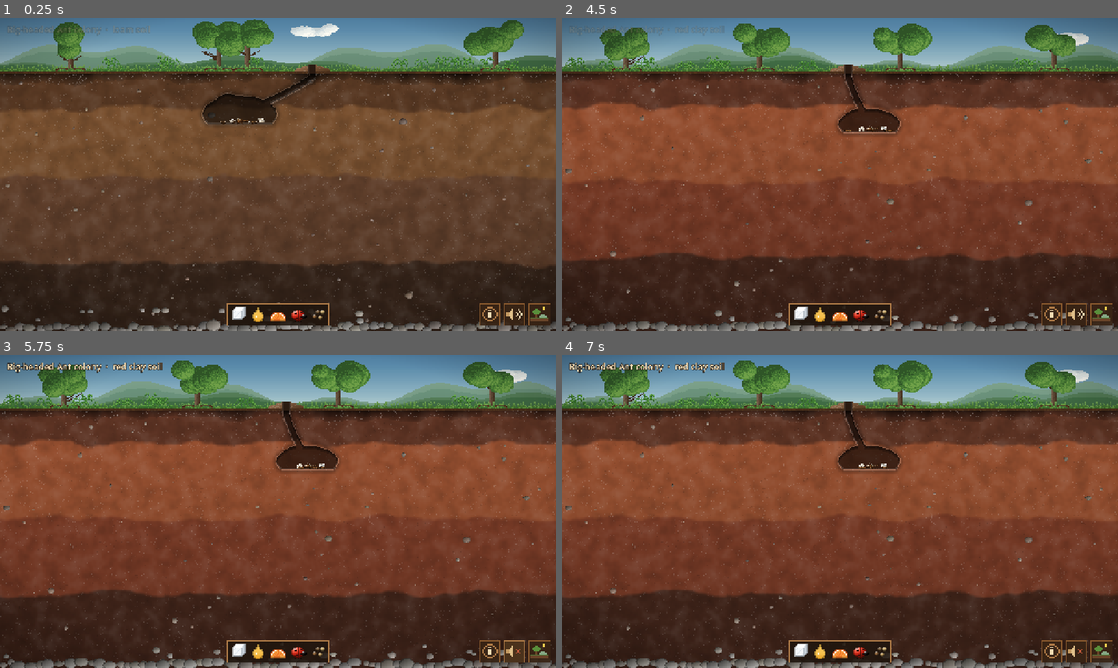
Above: before the commit, frames 1-4 (two rows, left to right).
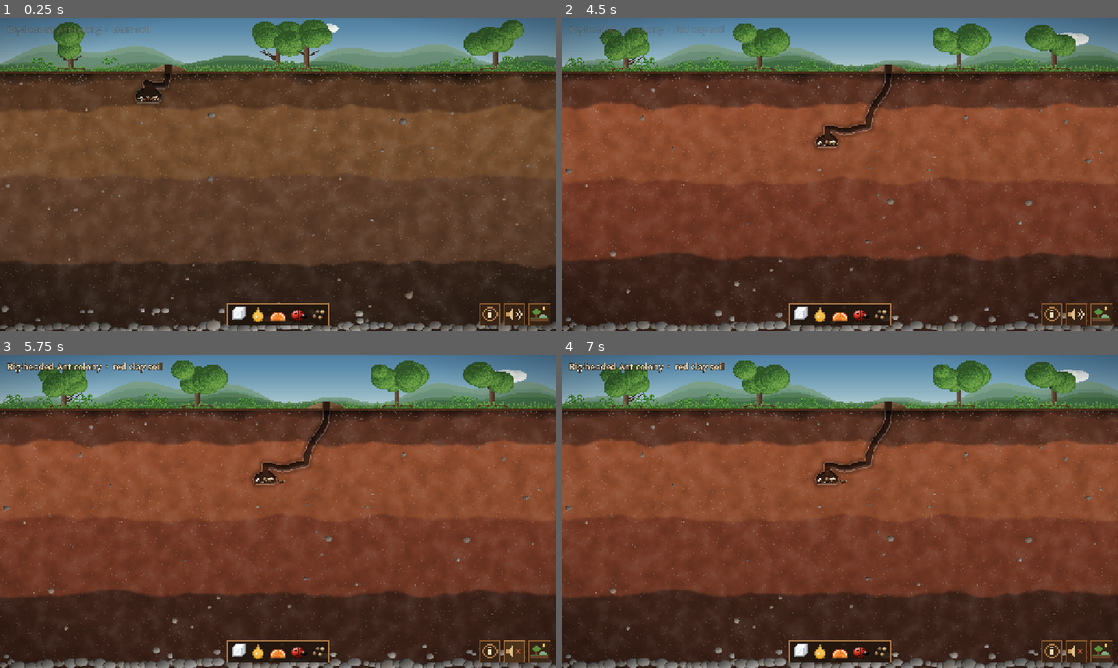
Above: after the commit, the same moments.

Repository: SeanShaffer88/SimAntics
Game: Godot game, scene res://scenes/Main.tscn
Two runs of this game, one before a commit and one after it. Both use one fixed random seed, a clock stepped at 60 frames per second and the inputs below.
Inputs (mouse positions are in pixels of both pictures, inside the frame that each line leads up to):
- Up to frame 1 (0.25 s): no input
- Up to frame 2 (4.5 s): click (1101, 315) at 0.5 s; click "OK" at 1.25 s; click (1051, 315) at 2 s; click "Start a new colony…" at 2.75 s; click "Start a new colony…" at 3.5 s; click "Start new colony" at 4.25 s
- Up to frame 3 (5.75 s): click (511, 652) at 5 s
- Up to frame 4 (7 s): tap Enter (ui_accept) at 5.75, 6.02, 6.32, 6.5 s; move the mouse to (962, 495) at 5.77 s; hold Right (ui_right) 5.78-6.5 s; click (962, 495) at 5.92 s; drag from (728, 527) to (812, 574) at 6.52 s

The runs differ from the first frame. In frame 1, 4.8% of the frame differs, in the area x 4-99%, y 0-35%; in frame 2, 3.3%; in frame 3, 3.3%; in frame 4, 3.3%.

Commit message:
Root-like nest layout, like a real ant farm
- Galleries wind down from 2-3 mound entrances and branch sideways
- Branches end in small rounded chambers hanging below them or at their ends
- Galleries that meet join into loops; walls wobble like hand-dug soil
- Saves from the old layout keep their colony and reopen in the new nest
- Fix: a nuptial-flight timer could call into a freed alate

Co-Authored-By: Claude Opus 5.5 <noreply@anthropic.com>

Diff:
--- a/scripts/main.gd
+++ b/scripts/main.gd
@@ -7,6 +7,7 @@
 const ColonyProfile := preload("res://scripts/colony_profile.gd")
 const SurfaceLayerScript := preload("res://scripts/surface_layer.gd")
 const SubterraneanLayerScript := preload("res://scripts/subterranean_layer.gd")
+const NestGenerator := preload("res://scripts/nest_generator.gd")
 const SurfaceSelectorScript := preload("res://scripts/surface_selector.gd")
 const ColonyScript := preload("res://scripts/colony.gd")
 const ObserverScript := preload("res://scripts/observer.gd")
@@ -71,6 +72,8 @@
 func _ready() -> void:
 	profile = ColonyProfile.load_or_create()
 	var saved := {} if profile.is_preview else SaveGame.read(profile.seed_value)
+	if saved.has("dig") and int(saved["dig"].get("nest", 1)) != NestGenerator.VERSION:
+		saved = _relay_nest(saved)
 	# A new colony starts from a founding queen and digs its nest out over time.
 	# Saves from before digging existed, and the --mature preview, open the whole nest.
 	var mature := OS.get_cmdline_user_args().has("--mature") or (saved.has("ants") and not saved.has("dig"))
@@ -136,6 +139,19 @@
 	_start_tips()
 	_apply_safe_area()
 	_show_title(away)
+
+
+## A save dug under an older nest layout: keep the colony, its ants and brood, but move
+## them into the new layout, opened in full (chamber-specific stores start empty).
+func _relay_nest(saved: Dictionary) -> Dictionary:
+	saved.erase("dig")  # with ants but no dig state the whole nest opens (see mature)
+	saved.erase("spoil")
+	var col: Dictionary = saved.get("colony", {})
+	col["food"] = {}
+	col["waste"] = []
+	for entry: Dictionary in col.get("brood", []):
+		entry["chamber"] = -1
+	return saved
 
 
 func _process(delta: float) -> void:
@@ -851,9 +867,11 @@
 	var delay := 0.0
 	for ant in alates:
 		delay += _spawn_rng.randf_range(0.8, 3.0)
+		var ref: WeakRef = weakref(ant)  # the alate may be gone (a bird, a new colony) before its turn
 		get_tree().create_timer(delay).timeout.connect(func():
-			if is_instance_valid(ant):
-				ant.start_nuptial_flight())
+			var a = ref.get_ref()
+			if a != null:
+				a.start_nuptial_flight())
 
 
 func _update_flights(delta: float) -> void:
--- a/scripts/nest_generator.gd
+++ b/scripts/nest_generator.gd
@@ -1,8 +1,8 @@
 extends RefCounted
 ## Builds an ant-farm nest from a seed. In a thin two-dimensional formicarium, ants dig
-## an interconnected web of galleries that spreads through the whole frame, cutting the
-## soil into irregular slabs; chambers are widened, flat-floored stretches where
-## galleries meet. Chamber roles follow what field studies show: brood in the warm
+## winding galleries down from a few entrances; side branches sprout off them and end
+## in small flat-floored chambers, and galleries that meet join into loops, so the nest
+## grows like a root system. Chamber roles follow what field studies show: brood in the warm
 ## upper-middle, the queen deep, food in the middle, refuse away from the brood (deep
 ## for leafcutters), and shallow chambers for resting foragers.
 ##
@@ -12,6 +12,8 @@
 ##   dig_faces: Array[int]  - dead-end gallery tips where the nest can keep growing
 ##   entrance_x: float
 
+## Bump when the layout algorithm changes: saves dug under another version are re-laid.
+const VERSION := 2
 const FLOOR := 0.5  # chamber floor height as a fraction of its vertical radius
 const SIDE_MARGIN := 40.0
 const BOTTOM_MARGIN := 34.0  # leaves the stony subsoil at the bottom undug
@@ -102,142 +104,273 @@
 # ---------------------------------------------------------------------------
 
 func _build(ground_y: float) -> void:
-	entrance_x = roundf(_rng.randf_range(_width * 0.25, _width * 0.75))
-	var entrance := _add_node(Vector2(entrance_x, ground_y))  # always node 0
-
-	# Per-colony character: rows of cells, and how much of each cell is hollowed out.
-	# Low fill leaves thick soil slabs with narrower galleries; high fill gives big
-	# pockets separated by thin walls.
-	var rows := _rng.randi_range(3, 4)
-	var fill := _rng.randf_range(0.5, 0.92)
-	var wall := lerpf(28.0, 12.0, fill)
-	var top := _soil_top + 20.0
-	var bottom := _soil_bottom - 6.0
-	var row_h := (bottom - top) / rows
+	_occ.clear()
 	var left := SIDE_MARGIN
 	var right := _width - SIDE_MARGIN
-
-	# 1. Cells across every row, each hollowed into a rounded, flat-floored chamber.
-	var grid: Array[Array] = []
-	for r in rows:
-		var row_ids: Array[int] = []
-		var skipped := false
-		var x := left + _rng.randf_range(0.0, 30.0)  # stagger rows like brickwork
-		while right - x > 90.0:
-			var w := _rng.randf_range(150.0, 250.0)
-			if right - (x + w) < 110.0:
-				w = right - x  # the last cell takes what is left
-			var cell := Vector2(x + w * 0.5, top + row_h * (r + 0.5) + _rng.randf_range(-8.0, 8.0))
-			x += w
-			if not skipped and not row_ids.is_empty() and right - x > 90.0 and _rng.randf() < 0.12:
-				skipped = true
-				continue  # at most one solid block per row that the ants have not dug
-			var rx := (w - wall) * 0.5 * lerpf(0.55, 1.0, fill) * _rng.randf_range(0.88, 1.0)
-			var ry := (row_h - wall) / (1.0 + FLOOR) * lerpf(0.5, 1.0, fill) * _rng.randf_range(0.85, 1.0)
-			ry = minf(ry, rx * 0.5)  # wide, lens-shaped pockets rather than tall domes
-			# chamber spans centre - ry (roof) to centre + FLOOR * ry (floor); centre it in the cell
-			var center := Vector2(cell.x, cell.y + (1.0 - FLOOR) * 0.5 * ry)
-			var id := _add_node(center)
-			chambers[id] = _make_chamber(center, rx, ry, -1.0 if _rng.randf() < 0.5 else 1.0, true)
-			row_ids.append(id)
-		grid.append(row_ids)
-
-	# 2. Openings: to side neighbours, and down to the nearest chamber in the row below.
-	for r in grid.size():
-		var row: Array[int] = grid[r]
-		for i in row.size() - 1:
-			if _rng.randf() < 0.85:
-				_passage(row[i], row[i + 1])
-		if r + 1 < grid.size() and not grid[r + 1].is_empty():
-			for a in row:
-				if _rng.randf() < 0.55:
-					_passage(a, _nearest_by_x(grid[r + 1], nodes[a].x))
-	_connect_components()
-
-	# 3. Entrances: the main one plus 1-2 smaller openings elsewhere, each with a
-	#    foraging gallery down through the crust into the nearest top chamber.
-	entrances.append(entrance)
+	var d_range: Array = _species["depth"]
+	_max_depth = lerpf(_soil_top + 120.0, _soil_bottom - 10.0, _rng.randf_range(float(d_range[0]), float(d_range[1])))
+	_wiggle = _rng.randf_range(0.35, 0.6)  # per colony: straighter or twistier galleries
+	_branchiness = _rng.randf_range(0.6, 0.95)
+
+	# 1. Entrances: the main one plus 1-2 others, each under its own little mound.
+	entrance_x = roundf(_rng.randf_range(_width * 0.3, _width * 0.7))
+	entrances.append(_add_node(Vector2(entrance_x, ground_y)))  # always node 0
 	entrance_xs.append(entrance_x)
 	for n in _rng.randi_range(1, 2):
 		for attempt in 20:
-			var x := roundf(_rng.randf_range(left + 60.0, right - 60.0))
+			var x := roundf(_rng.randf_range(left + 70.0, right - 70.0))
 			var clear := true
 			for other in entrance_xs:
-				if absf(other - x) < 260.0:
+				if absf(other - x) < 240.0:
 					clear = false
 			if clear:
 				entrances.append(_add_node(Vector2(x, ground_y)))
 				entrance_xs.append(x)
 				break
-	if not grid[0].is_empty():
-		for i in entrances.size():
-			var ex := entrance_xs[i]
-			var first := _nearest_by_x(grid[0], ex)
-			var drift := (nodes[first].x - ex) * 0.4
-			_chain(entrances[i], [nodes[entrances[i]], Vector2(ex, _soil_top + 8.0),
-					Vector2(ex + drift, (_soil_top + nodes[first].y) * 0.5), nodes[first]], first)
-
-	# 4. A few galleries still being dug, pushing out from chambers into solid soil.
-	var bounds := Rect2(Vector2(left + 10.0, top), Vector2(right - left - 20.0, bottom - top))
-	var all_ids: Array[int] = []
-	for row in grid:
-		all_ids.append_array(row)
-	for n in _rng.randi_range(2, 4):
-		var from: int = all_ids[_rng.randi() % all_ids.size()]
-		var dir := Vector2.from_angle(_rng.randf_range(-0.3, PI + 0.3))
-		var tip := (nodes[from] + dir * _rng.randf_range(50.0, 80.0)).clamp(bounds.position, bounds.end)
-		if tip.distance_to(nodes[from]) > 30.0:
-			var stub := _chain(from, [nodes[from], tip])
-			dig_faces.append(stub[stub.size() - 1])
-
-
-## A short opening between two chambers.
-func _passage(a: int, b: int) -> void:
-	if (links[a] as Array).has(b):
+
+	# 2. From each entrance a main gallery winds down through the soil; branches sprout
+	#    off it sideways and end in small chambers, much as real nests grow outward and
+	#    down from their entrances. Galleries that run into another one usually join it.
+	var queue: Array[Dictionary] = []
+	for i in entrances.size():
+		var top := _chain(entrances[i], [nodes[entrances[i]], Vector2(entrance_xs[i], _soil_top + 10.0)])
+		var top_id: int = top[top.size() - 1]
+		_occupy_chain(top)
+		queue.append({"from": top_id, "dir": Vector2.DOWN, "kind": "trunk", "gen": 0,
+				"steps": int((_max_depth - nodes[top_id].y) / SEG * _rng.randf_range(0.75, 1.0))})
+	var wanted: int = int(_species["chambers"][1]) + _rng.randi_range(8, 13)
+	var guard := 0
+	while not queue.is_empty() and guard < 200:
+		guard += 1
+		_grow(queue.pop_front(), queue)
+
+	# 3. Keep branching off existing galleries until the colony has dug enough rooms.
+	var tries := 0
+	while chambers.size() < wanted and tries < 90:
+		tries += 1
+		var from := _random_gallery_node()
+		if from == -1:
+			break
+		var side := -1.0 if _rng.randf() < 0.5 else 1.0
+		_grow({"from": from, "dir": Vector2(side, _rng.randf_range(-0.15, 0.35)).normalized(), "kind": "side",
+				"gen": 2, "steps": _rng.randi_range(2, 6)}, queue)
+		while not queue.is_empty():
+			_grow(queue.pop_front(), queue)
+	_connect_components()
+
+
+const SEG := 20.0  # px per growth step of a gallery
+const CLEAR := 22.0  # galleries keep this far apart unless they join
+const CELL := 10.0
+
+var _occ: Dictionary = {}  # Vector2i cell -> node id, for keeping galleries apart
+var _max_depth := 0.0
+var _wiggle := 0.35
+var _branchiness := 0.6
+
+
+func _cell(p: Vector2) -> Vector2i:
+	return Vector2i(floori(p.x / CELL), floori(p.y / CELL))
+
+
+func _occupy(id: int) -> void:
+	_occ[_cell(nodes[id])] = id
+
+
+func _occupy_chain(ids: Array[int]) -> void:
+	for id in ids:
+		_occupy(id)
+
+
+## The nearest dug node within CLEAR of p that is not in `own`, or -1.
+func _hit(p: Vector2, own: Dictionary) -> int:
+	var c := _cell(p)
+	var best := -1
+	var best_d := CLEAR
+	for dy in range(-3, 4):
+		for dx in range(-3, 4):
+			var id: int = _occ.get(c + Vector2i(dx, dy), -1)
+			if id == -1 or own.has(id):
+				continue
+			var d := nodes[id].distance_to(p)
+			if d < best_d:
+				best_d = d
+				best = id
+	return best
+
+
+func _random_gallery_node() -> int:
+	var keys := _occ.keys()
+	for attempt in 30:
+		var id: int = _occ[keys[_rng.randi() % keys.size()]]
+		if not chambers.has(id) and not entrances.has(id) and nodes[id].y > _soil_top + 24.0 \
+				and (links[id] as Array).size() == 2:
+			return id
+	return -1
+
+
+## Grows one gallery from an existing node, step by step, then decides how it ends.
+func _grow(g: Dictionary, queue: Array[Dictionary]) -> void:
+	var start: int = g["from"]
+	var kind: String = g["kind"]
+	var gen: int = g["gen"]
+	var heading: Vector2 = g["dir"]
+	var steps: int = g["steps"]
+	var points: Array[Vector2] = [nodes[start]]
+	var own := {start: true}
+	for n: int in links[start]:  # don't collide with the gallery we branch from
+		own[n] = true
+		for m: int in links[n]:
+			own[m] = true
+	var joined := -1
+	var p := nodes[start]
+	for i in steps:
+		heading = heading.rotated(_rng.randf_range(-_wiggle, _wiggle))
+		if kind == "trunk":  # keep heading down, wandering side to side
+			heading = heading.lerp(Vector2(heading.x * 0.6, 1.0), 0.35).normalized()
+		else:  # side branches run roughly level, sagging a little
+			var sx := signf(heading.x) if heading.x != 0.0 else 1.0
+			heading = heading.lerp(Vector2(sx, 0.12), 0.3).normalized()
+		var next := p + heading * SEG * _rng.randf_range(0.85, 1.15)
+		if next.x < SIDE_MARGIN + 10.0 or next.x > _width - SIDE_MARGIN - 10.0 \
+				or next.y < _soil_top + 14.0 or next.y > _max_depth:
+			break
+		var hit := _hit(next, own)
+		if hit == -1:
+			hit = _hit((p + next) * 0.5, own)
+		if hit != -1:
+			if not chambers.has(hit) and i > 0 and _rng.randf() < 0.75:
+				joined = hit  # broke into a neighbouring gallery: a loop
+			break
+		points.append(next)
+		p = next
+	if points.size() < 2 and joined == -1:
 		return
-	_gallery(a, b)
-
-
-func _nearest_by_x(ids: Array[int], x: float) -> int:
-	var best: int = ids[0]
+	var ids := _chain(start, points)
+	if joined != -1:
+		var tail: int = ids[ids.size() - 1]
+		var extra := _chain(tail, [nodes[tail], nodes[joined]], joined)
+		ids.append_array(extra.slice(1))
 	for id in ids:
-		if absf(nodes[id].x - x) < absf(nodes[best].x - x):
-			best = id
-	return best
-
-
-## Makes sure every chamber can be reached: joins separate groups at their closest pair.
+		own[id] = true
+	_occupy_chain(ids)
+	if joined != -1:
+		return
+	var tip: int = ids[ids.size() - 1]
+
+	# side branches and forks sprouting along this gallery
+	var since := 0
+	for k in range(2, ids.size() - 2):
+		since += 1
+		if since < 4 or _rng.randf() > _branchiness * 0.55:
+			continue
+		since = 0
+		var at: int = ids[k]
+		if kind == "trunk" or gen < 4:
+			var side := -1.0 if _rng.randf() < 0.5 else 1.0
+			if kind != "trunk" and _rng.randf() < 0.45:
+				queue.append({"from": at, "dir": Vector2(_rng.randf_range(-0.4, 0.4), 1.0).normalized(),
+						"kind": "trunk", "gen": gen + 1, "steps": _rng.randi_range(3, 8)})
+			else:
+				queue.append({"from": at, "dir": Vector2(side, _rng.randf_range(-0.2, 0.3)).normalized(),
+						"kind": "side", "gen": gen + 1, "steps": _rng.randi_range(3, 11)})
+
+	# how the gallery ends: a chamber hanging below it, a chamber at its end, or a dig face
+	var roll := _rng.randf()
+	if kind == "trunk" or roll < 0.55:
+		if _hang_chamber(tip, own, kind == "trunk"):
+			return
+	elif roll < 0.85:
+		if _end_chamber(tip, heading, own):
+			return
+	dig_faces.append(tip)
+
+
+## A chamber hanging from the end of a gallery, entered through its roof.
+func _hang_chamber(tip: int, own: Dictionary, big: bool) -> bool:
+	for attempt in 3:
+		var rx := _rng.randf_range(28.0, 40.0) if big else _rng.randf_range(18.0, 30.0)
+		rx *= 1.0 - attempt * 0.2
+		var ry := minf(rx * _rng.randf_range(0.55, 0.75), 22.0)
+		var drop := _rng.randf_range(6.0, 16.0)
+		var center := nodes[tip] + Vector2(_rng.randf_range(-rx * 0.3, rx * 0.3), drop + ry)
+		if _place_chamber(tip, center, rx, ry, own):
+			return true
+	return false
+
+
+## A chamber at the end of a level gallery, entered from the side.
+func _end_chamber(tip: int, heading: Vector2, own: Dictionary) -> bool:
+	for attempt in 3:
+		var rx := _rng.randf_range(18.0, 28.0) * (1.0 - attempt * 0.2)
+		var ry := minf(rx * _rng.randf_range(0.55, 0.75), 20.0)
+		var side := signf(heading.x) if heading.x != 0.0 else 1.0
+		var center := nodes[tip] + Vector2(side * (rx * 0.7), ry * 0.3)
+		if _place_chamber(tip, center, rx, ry, own):
+			return true
+	return false
+
+
+func _place_chamber(tip: int, center: Vector2, rx: float, ry: float, own: Dictionary) -> bool:
+	center = center.round()
+	if not _fits(center, rx, ry):
+		return false
+	# no other gallery may pass through the room
+	var x := center.x - rx - 6.0
+	while x <= center.x + rx + 6.0:
+		var y := center.y - ry - 6.0
+		while y <= center.y + ry * FLOOR + 6.0:
+			var hit := _hit(Vector2(x, y), own)
+			if hit != -1 and nodes[hit].distance_to(Vector2(x, y)) < 10.0:
+				return false
+			y += CELL
+		x += CELL
+	var id := _add_node(center)
+	chambers[id] = _make_chamber(center, rx, ry, -1.0 if _rng.randf() < 0.5 else 1.0, true)
+	var path := _chain(tip, [nodes[tip], center], id)
+	_occupy_chain(path)
+	# reserve the room's footprint so later galleries steer around it
+	x = center.x - rx
+	while x <= center.x + rx:
+		var y := center.y - ry
+		while y <= center.y + ry * FLOOR:
+			if not _occ.has(_cell(Vector2(x, y))):
+				_occ[_cell(Vector2(x, y))] = id
+			y += CELL * 0.5
+		x += CELL * 0.5
+	return true
+
+
+## Makes sure every room and entrance can be reached from the main entrance: joins
+## separate networks at their closest pair of nodes.
 func _connect_components() -> void:
-	var ids: Array[int] = []
-	for id: int in chambers:
-		ids.append(id)
-	while true:
-		var seen := {ids[0]: true}
-		var queue: Array[int] = [ids[0]]
+	for guard in 8:
+		var seen := {0: true}
+		var queue: Array[int] = [0]
 		while not queue.is_empty():
 			var cur: int = queue.pop_front()
 			for nxt: int in links[cur]:
 				if not seen.has(nxt):
 					seen[nxt] = true
 					queue.append(nxt)
-		var outside: Array[int] = []
-		for id in ids:
-			if not seen.has(id):
-				outside.append(id)
-		if outside.is_empty():
+		if seen.size() == nodes.size():
 			return
 		var best_a := -1
 		var best_b := -1
 		var best_d := INF
-		for a: int in seen:
-			if not chambers.has(a):
+		for a in range(0, nodes.size(), 2):
+			if not seen.has(a) or chambers.has(a) or entrances.has(a):
 				continue
-			for b in outside:
-				var d := nodes[a].distance_to(nodes[b])
+			for b in range(1, nodes.size(), 2):
+				if seen.has(b) or chambers.has(b) or entrances.has(b):
+					continue
+				var d := nodes[a].distance_squared_to(nodes[b])
 				if d < best_d:
 					best_d = d
 					best_a = a
 					best_b = b
+		if best_a == -1:
+			return
 		_gallery(best_a, best_b)
 
 
@@ -293,7 +426,7 @@
 		return false
 	if center.y - ry < _soil_top + 12.0 or center.y + ry > _soil_bottom:
 		return false
-	var rect := Rect2(center - Vector2(rx + 20.0, ry + 16.0), Vector2(rx + 20.0, ry + 16.0) * 2.0)
+	var rect := Rect2(center - Vector2(rx + 14.0, ry + 12.0), Vector2(rx + 14.0, ry + 12.0) * 2.0)
 	for id: int in chambers:
 		var r: Vector2 = chambers[id]["radii"]
 		if rect.intersects(Rect2(nodes[id] - r, r * 2.0)):
@@ -347,7 +480,7 @@
 	var best_score := INF
 	for id: int in free:
 		var dx := absf(nodes[id].x - _width * 0.5) / _width
-		var dy := absf(inverse_lerp(lo, hi, nodes[id].y) - 0.6)
+		var dy := absf(inverse_lerp(lo, hi, nodes[id].y) - 0.75)
 		if dx + dy < best_score:
 			best_score = dx + dy
 			queen = id
--- a/scripts/subterranean_layer.gd
+++ b/scripts/subterranean_layer.gd
@@ -43,6 +43,7 @@
 var _species: Dictionary
 var _seed := 0
 var _queen_home := -1
+var _wall_noise := FastNoiseLite.new()
 
 @onready var _soil: Sprite2D = $Soil
 @onready var _items: Node2D = $Items
@@ -57,6 +58,8 @@
 	_species = profile.species
 	_seed = profile.seed_value
 
+	_wall_noise.seed = profile.seed_value
+	_wall_noise.frequency = 0.3
 	var gen := NestGenerator.new()
 	gen.generate(profile.seed_value, profile.species, view_size, ground_y, soil_top)
 	nodes = gen.nodes
@@ -288,7 +291,7 @@
 	var work := {}
 	for id: int in dig_work:
 		work[str(id)] = dig_work[id]
-	return {"dug": open, "work": work}
+	return {"dug": open, "work": work, "nest": NestGenerator.VERSION}
 
 
 ## The founding chamber: the room closest to the main entrance, where the queen
@@ -337,10 +340,12 @@
 	return Vector2(p.x / px, (p.y - _soil_top) / px)
 
 
+## Galleries are hand-dug: their width wobbles a little along their length.
 func _carve_segment(a: Vector2, b: Vector2, r: float) -> void:
 	var steps := maxi(1, ceili(a.distance_to(b) / 0.75))
 	for s in steps + 1:
-		_carve_disc(a.lerp(b, float(s) / steps), r)
+		var c := a.lerp(b, float(s) / steps)
+		_carve_disc(c, r * (0.74 + 0.42 * (_wall_noise.get_noise_2dv(c) + 1.0) * 0.5))
 
 
 func _carve_disc(c: Vector2, r: float) -> void:
